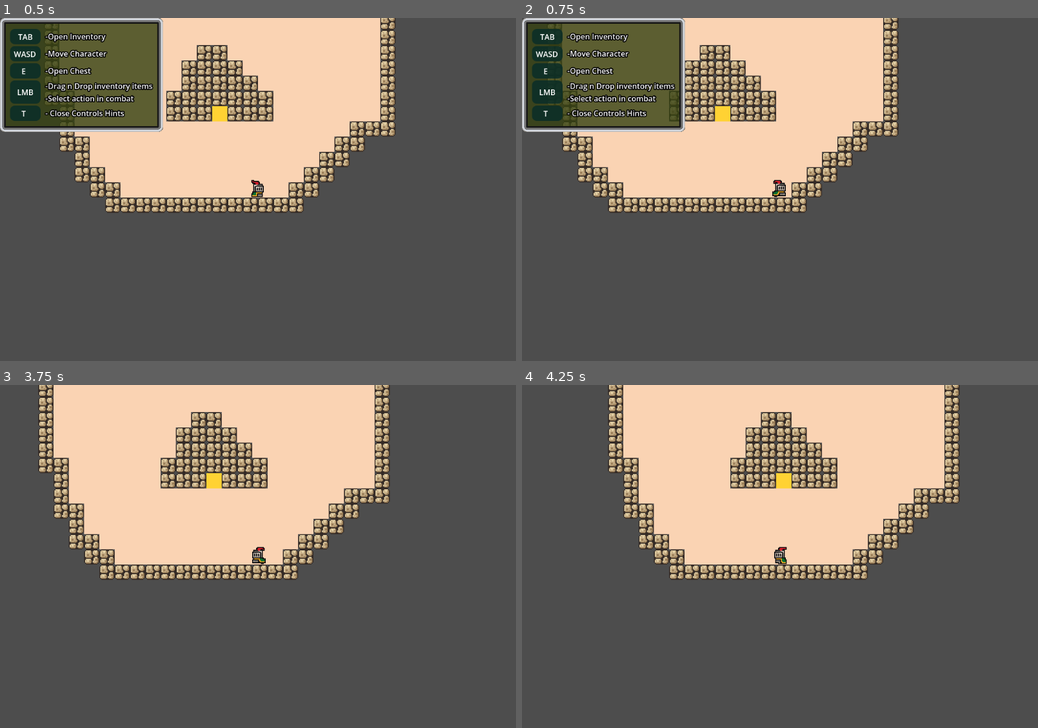
Above: before the commit, frames 1-4 (two rows, left to right).
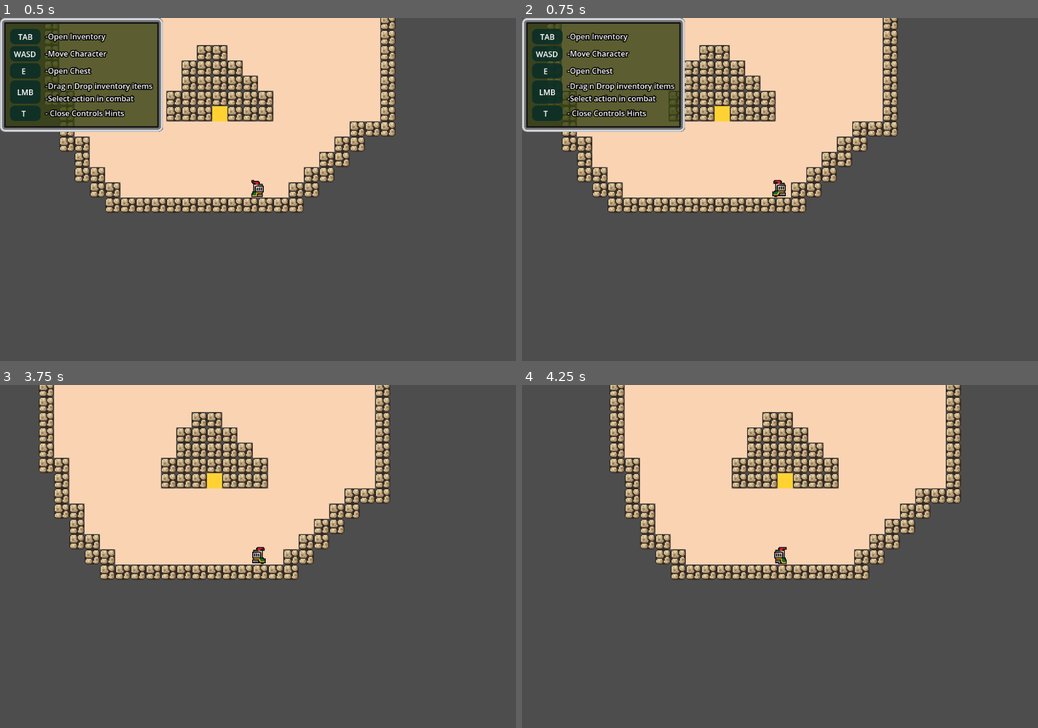
Above: after the commit, the same moments.

Repository: JosiahKey/new-beginnings-version-0.1.0
Game: Godot game, scene res://Scenes/main.tscn
The game is run twice, just before and just after one commit, with the same random seed, the same clock (stepped at 60 frames per second) and the same inputs.
Inputs (mouse positions are in pixels of both pictures, inside the frame that each line leads up to):
- Up to frame 1 (0.5 s): no input
- Up to frame 2 (0.75 s): tap Enter at 0.5 s; move the mouse to (893, 172) at 0.52 s; hold D (move_right) from 0.53 s (still down); click (893, 172) at 0.6 s
- Up to frame 3 (3.75 s): release D (move_right) at 1.25 s; tap Space at 1.25, 2.75 s; drag from (154, 573) to (196, 481) at 1.27 s; tap Enter at 2, 3.5 s; move the mouse to (309, 481) at 2.02 s; hold D (move_right) 2.03-2.75 s; hold T (hidehint) 2.03-2.75 s; drag from (232, 625) to (103, 505) at 2.77 s; move the mouse to (412, 607) at 3.52 s; hold A (move_left) from 3.53 s (still down); hold E (Interact) from 3.53 s (still down)
- Up to frame 4 (4.25 s): keep holding A (move_left); keep holding E (Interact)

Frame 1 is identical in both runs. In frame 2, 2.2% of the frame differs, in the area x 4-73%, y 0-57%; in frame 3, 2.7%; in frame 4, 5.7%, in the area x 16-86%, y 0-57%.

Commit message:
read previous notes

Diff:
--- a/Data/enemy_data.json
+++ b/Data/enemy_data.json
@@ -1,145 +1,145 @@
 {
   "10001": {
-	"enemy_name": "green_slime",
-	"Max_hp": 70,
-	"Current_hp": 70,
-	"Damage_min": 20,
-	"Damage_max": 30,
-	"Accuracy": 65,
-	"Evasion": 5,
-	"PDR": 0,
-	"Speed": 1,
-	"EXP": 150,
-	"Loot": 1
+    "enemy_name": "green_slime",
+    "Max_hp": 70,
+    "Current_hp": 70,
+    "Damage_min": 15,
+    "Damage_max": 25,
+    "Accuracy": 90,
+    "Evasion": 5,
+    "PDR": 0,
+    "Speed": 1,
+    "EXP": 150,
+    "Loot": 1
   },
   "10002": {
-	"enemy_name": "purple_slime",
-	"Max_hp": 140,
-	"Current_hp": 140,
-	"Damage_min": 30,
-	"Damage_max": 45,
-	"Accuracy": 65,
-	"Evasion": 5,
-	"PDR": 0,
-	"Speed": 2,
-	"EXP": 500,
-	"Loot": 2
+    "enemy_name": "purple_slime",
+    "Max_hp": 140,
+    "Current_hp": 140,
+    "Damage_min": 20,
+    "Damage_max": 40,
+    "Accuracy": 90,
+    "Evasion": 5,
+    "PDR": 0,
+    "Speed": 3,
+    "EXP": 500,
+    "Loot": 2
   },
   "10003": {
-	"enemy_name": "rat",
-	"Max_hp": 50,
-	"Current_hp": 50,
-	"Damage_min": 10,
-	"Damage_max": 20,
-	"Accuracy": 65,
-	"Evasion": 5,
-	"PDR": 0,
-	"Speed": 6,
-	"EXP": 150,
-	"Loot": 1
+    "enemy_name": "rat",
+    "Max_hp": 50,
+    "Current_hp": 50,
+    "Damage_min": 10,
+    "Damage_max": 20,
+    "Accuracy": 70,
+    "Evasion": 5,
+    "PDR": 0,
+    "Speed": 8,
+    "EXP": 150,
+    "Loot": 1
   },
   "10004": {
-	"enemy_name": "wasp",
-	"Max_hp": 100,
-	"Current_hp": 100,
-	"Damage_min": 10,
-	"Damage_max": 30,
-	"Accuracy": 65,
-	"Evasion": 5,
-	"PDR": 0,
-	"Speed": 1,
-	"EXP": 50,
-	"Loot": 1
+    "enemy_name": "wasp",
+    "Max_hp": 100,
+    "Current_hp": 100,
+    "Damage_min": 10,
+    "Damage_max": 30,
+    "Accuracy": 65,
+    "Evasion": 5,
+    "PDR": 0,
+    "Speed": 1,
+    "EXP": 50,
+    "Loot": 1
   },
   "10005": {
-	"enemy_name": "funguy",
-	"Max_hp": 60,
-	"Current_hp": 60,
-	"Damage_min": 10,
-	"Damage_max": 50,
-	"Accuracy": 65,
-	"Evasion": 0,
-	"PDR": 0,
-	"Speed": 1,
-	"EXP": 1000,
-	"Loot": 1
+    "enemy_name": "funguy",
+    "Max_hp": 60,
+    "Current_hp": 60,
+    "Damage_min": 10,
+    "Damage_max": 50,
+    "Accuracy": 65,
+    "Evasion": 0,
+    "PDR": 0,
+    "Speed": 1,
+    "EXP": 1000,
+    "Loot": 1
   },
   "10006": {
-	"enemy_name": "djinn_bandit",
-	"Max_hp": 100,
-	"Current_hp": 100,
-	"Damage_min": 10,
-	"Damage_max": 30,
-	"Accuracy": 75,
-	"Evasion": 5,
-	"PDR": 0,
-	"Speed": 10,
-	"EXP": 500,
-	"Loot": 1
+    "enemy_name": "djinn_bandit",
+    "Max_hp": 100,
+    "Current_hp": 100,
+    "Damage_min": 10,
+    "Damage_max": 30,
+    "Accuracy": 75,
+    "Evasion": 5,
+    "PDR": 0,
+    "Speed": 12,
+    "EXP": 500,
+    "Loot": 1
   },
   "10007": {
-	"enemy_name": "shade",
-	"Max_hp": 150,
-	"Current_hp": 150,
-	"Damage_min": 40,
-	"Damage_max": 50,
-	"Accuracy": 65,
-	"Evasion": 15,
-	"PDR": 0,
-	"Speed": 3,
-	"EXP": 1000,
-	"Loot": 1
+    "enemy_name": "shade",
+    "Max_hp": 150,
+    "Current_hp": 150,
+    "Damage_min": 40,
+    "Damage_max": 50,
+    "Accuracy": 85,
+    "Evasion": 15,
+    "PDR": 0,
+    "Speed": 9,
+    "EXP": 1000,
+    "Loot": 1
   },
   "10008": {
-	"enemy_name": "red_ogre",
-	"Max_hp": 400,
-	"Current_hp": 400,
-	"Damage_min": 30,
-	"Damage_max": 80,
-	"Accuracy": 70,
-	"Evasion": 5,
-	"PDR": 0,
-	"Speed": 9,
-	"EXP": 3000,
-	"Loot": 3
+    "enemy_name": "red_ogre",
+    "Max_hp": 400,
+    "Current_hp": 400,
+    "Damage_min": 30,
+    "Damage_max": 80,
+    "Accuracy": 70,
+    "Evasion": 5,
+    "PDR": 0,
+    "Speed": 14,
+    "EXP": 3000,
+    "Loot": 3
   },
   "10009": {
-	"enemy_name": "werewolf",
-	"Max_hp": 100,
-	"Current_hp": 100,
-	"Damage_min": 10,
-	"Damage_max": 30,
-	"Accuracy": 65,
-	"Evasion": 5,
-	"PDR": 0,
-	"Speed": 1,
-	"EXP": 50,
-	"Loot": 2
+    "enemy_name": "werewolf",
+    "Max_hp": 100,
+    "Current_hp": 100,
+    "Damage_min": 10,
+    "Damage_max": 30,
+    "Accuracy": 65,
+    "Evasion": 5,
+    "PDR": 0,
+    "Speed": 1,
+    "EXP": 50,
+    "Loot": 2
   },
   "10010": {
-	"enemy_name": "yeti",
-	"Max_hp": 350,
-	"Current_hp": 350,
-	"Damage_min": 60,
-	"Damage_max": 100,
-	"Accuracy": 65,
-	"Evasion": 5,
-	"PDR": 0,
-	"Speed": 2,
-	"EXP": 2000,
-	"Loot": 2
+    "enemy_name": "yeti",
+    "Max_hp": 350,
+    "Current_hp": 350,
+    "Damage_min": 60,
+    "Damage_max": 100,
+    "Accuracy": 65,
+    "Evasion": 5,
+    "PDR": 0,
+    "Speed": 5,
+    "EXP": 2000,
+    "Loot": 2
   },
   "10011": {
-	"enemy_name": "demon_slime",
-	"Max_hp": 1200,
-	"Current_hp": 1200,
-	"Damage_min": 50,
-	"Damage_max": 200,
-	"Accuracy": 80,
-	"Evasion": 10,
-	"PDR": 0,
-	"Speed": 3,
-	"EXP": 100000,
-	"Loot": 4
+    "enemy_name": "demon_slime",
+    "Max_hp": 1200,
+    "Current_hp": 1200,
+    "Damage_min": 50,
+    "Damage_max": 200,
+    "Accuracy": 80,
+    "Evasion": 10,
+    "PDR": 0,
+    "Speed": 9,
+    "EXP": 100000,
+    "Loot": 4
   }
 }
--- a/Globals/player_data.gd
+++ b/Globals/player_data.gd
@@ -6,9 +6,9 @@
 	"Natural_hp": 200,
 	"Bonus_hp": 0,
 	"Total_hp": 0,
-	"Strength": 0,
+	"Strength": 1,
 	"Bonus_strength": 0,
-	"Speed": 0,
+	"Speed": 1,
 	"Bonus_speed": 0,
 	"Current_hp": 300,
 	"Accuracy": 0,
